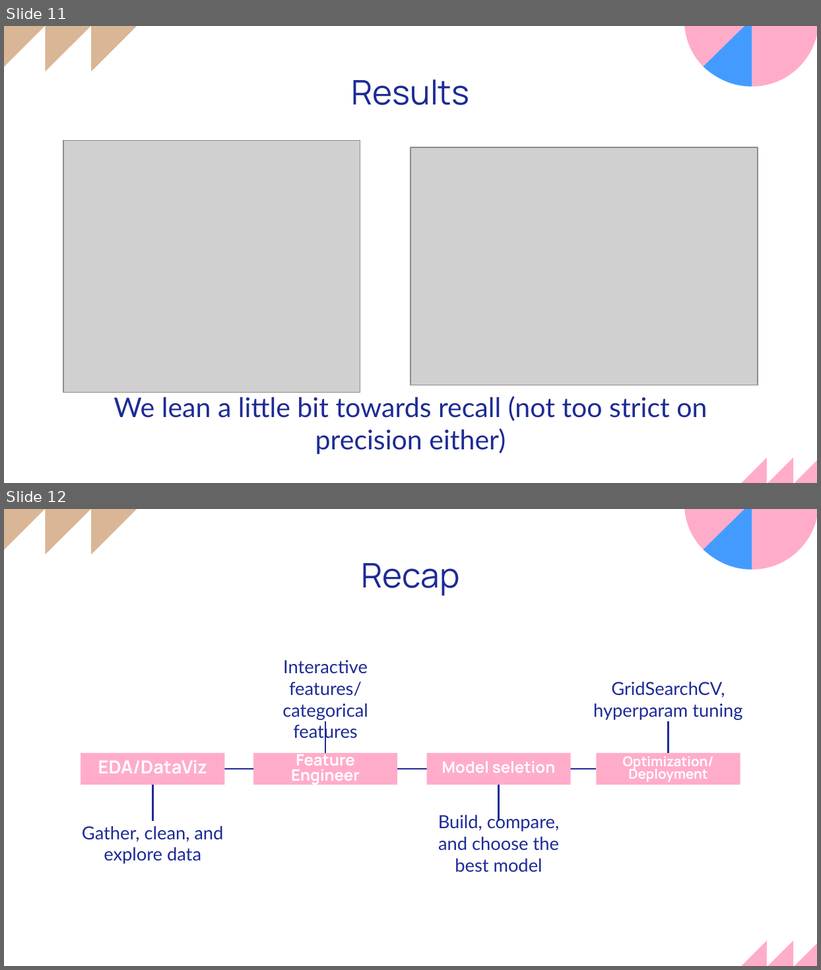
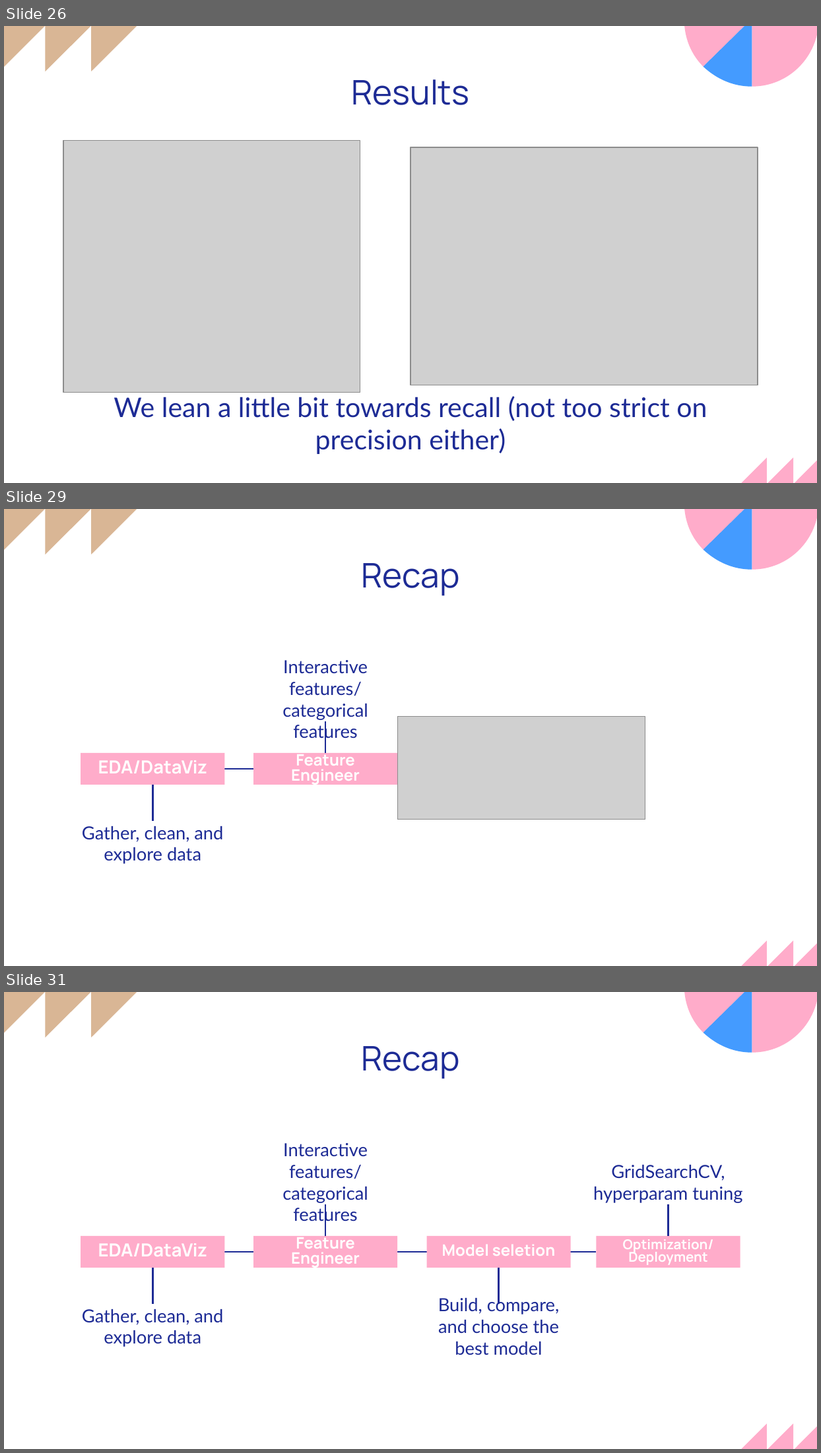
Before and after one commit to luongtruong77/classification-loan-default-risk-detection, a slide deck: Presentation.pptx. Shown one above the other, each under a label of ours: slides 11 and 12 before the commit, slides 26, 29 and 31 after it; the slides between them are not shown. The pictures are 821x970 and 821x1453 pixels, drawn with LibreOffice and Linux fonts; fonts in the diff are those of the drawing; grey boxes stand for pictures. Boxes give left, top, right and bottom in pixels: in the first picture for what was removed or moved away, otherwise in the second. Text is boxed around its words. In the diff, an @@ line names an element or a change of style, - is before the commit and + after.

```diff
--- a/Presentation.pptx
+++ b/Presentation.pptx
@@ slide 29 added at [4,509,817,966], background #FFFFFF; not listed: 8 template elements that a slide beside it also shows @@
@@ title added at [361,563,459,596], 30 pt, text #1D2B95 @@
+Recap
@@ text added at [283,660,368,742], 16 pt, text #1D2B95 @@
+Interactive features/ categorical features
@@ elbow line added from (325, 753) to (325, 722), #1D2B95 1.5 pt @@
@@ picture added at [397,716,646,820] @@
@@ rectangle added at [81,753,224,785], fill #FFACCA, 16 pt, text #FFFFFF, bold @@
+EDA/DataViz
@@ rectangle added at [253,753,397,785], fill #FFACCA, 14 pt, text #FFFFFF, bold @@
+Feature Engineer
@@ elbow line added from (152, 785) to (152, 821), #1D2B95 1.5 pt @@
@@ elbow line added from (224, 769) to (596, 769), #1D2B95 1.5 pt @@
@@ text added at [82,826,223,864], 16 pt, text #1D2B95 @@
+Gather, clean, and explore data
@@ freeform shape added at [310,843,337,874], fill #FFFFFF @@
@@ freeform shape added at [326,843,338,857], fill #FFFFFF @@
@@ freeform shape added at [327,852,341,869], fill #FFFFFF @@
@@ what was slide 11 is now slide 26 @@
@@ what was slide 12 is now slide 31 @@
```
Also in this commit, not shown: 2 slides changed, 19 other slides added, 2 slides removed, 3 other files.
